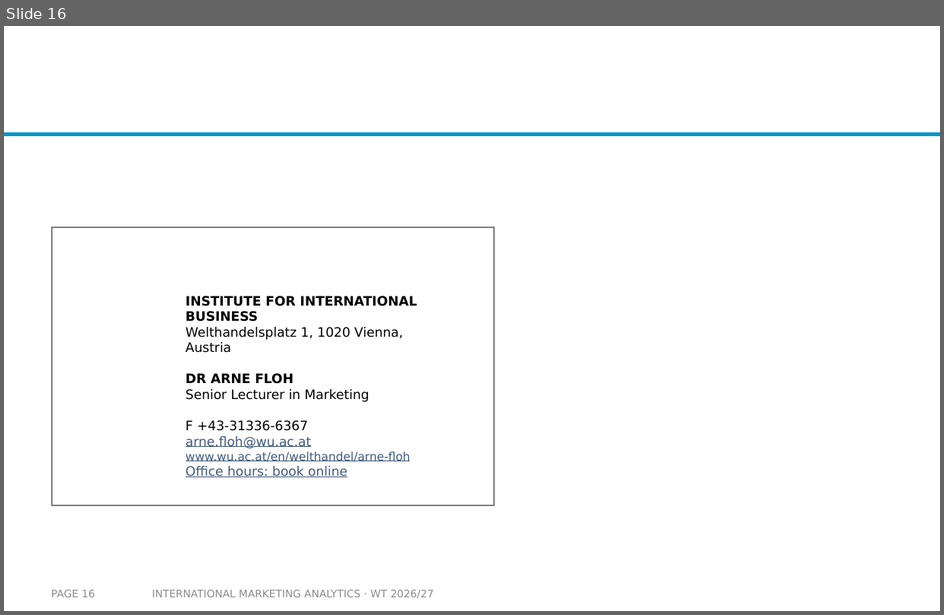
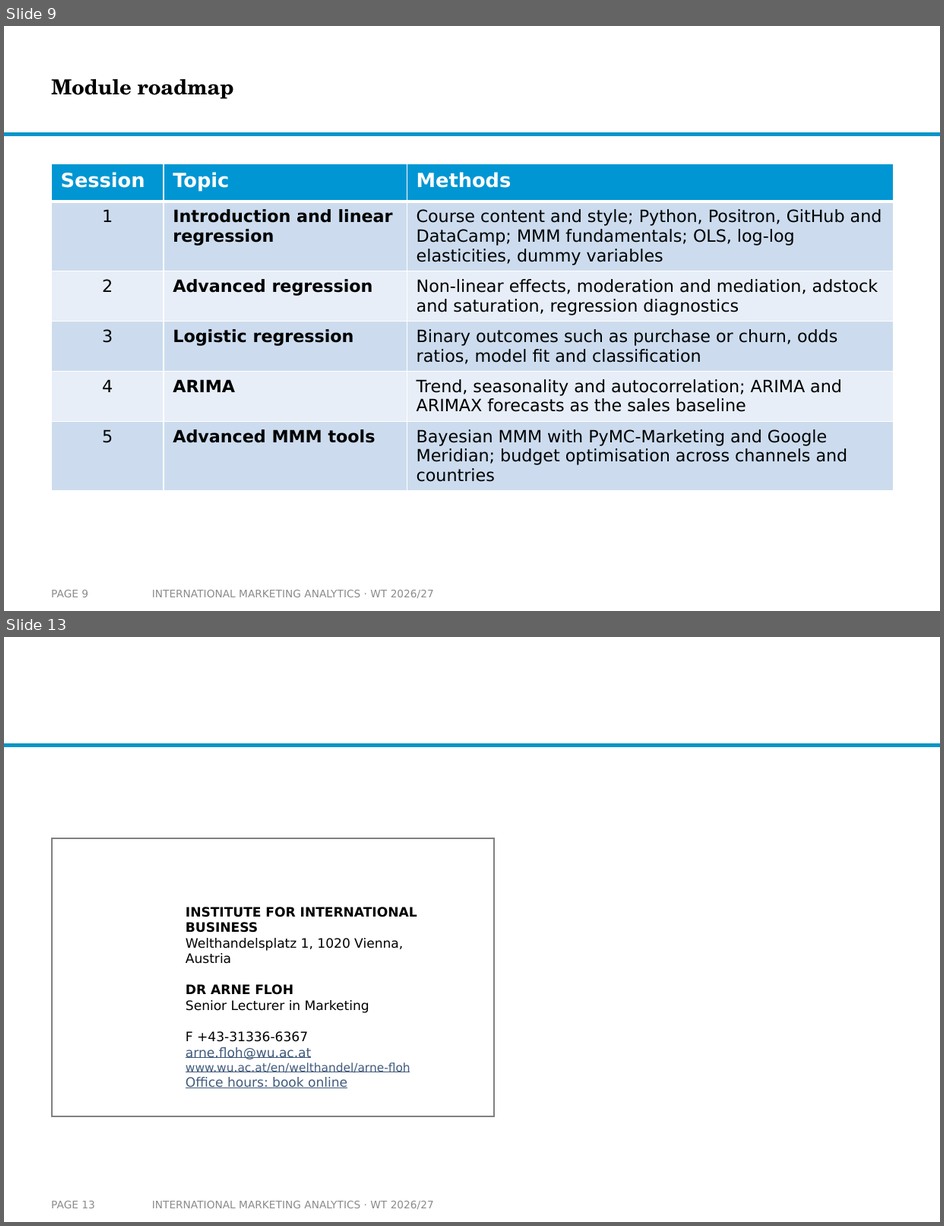
Before and after one commit to arnefloh-wu/International-Marketing-Analytics, a slide deck: slides/00a_course-content-and-style_WT26-27.pptx. Shown one above the other, each under a label of ours: slide 16 before the commit, slides 9 and 13 after it; the slides between them are not shown. The pictures are 944x615 and 944x1226 pixels, drawn with LibreOffice and Linux fonts; fonts in the diff are those of the drawing; background and template pictures are left out. Boxes give left, top, right and bottom in pixels: in the first picture for what was removed or moved away, otherwise in the second. Text is boxed around its words. In the diff, an @@ line names an element or a change of style, - is before the commit and + after.

```diff
--- a/slides/00a_course-content-and-style_WT26-27.pptx
+++ b/slides/00a_course-content-and-style_WT26-27.pptx
@@ slide 9 added at bbox=[4, 26, 940, 611], background #FFFFFF; not listed: 1 template element that a slide beside it also shows @@
@@ title added at bbox=[51, 79, 234, 99], 16 pt, text #000000, bold @@
+Module roadmap
@@ table added at bbox=[52, 164, 895, 485], 6 rows, 3 columns @@
+Session | Topic | Methods
+1 | Introduction and linear regression | Course content and style; Python, Positron, GitHub and DataCamp; MMM fundamentals; OLS, log-log elasticities, dummy variables
+2 | Advanced regression | Non-linear effects, moderation and mediation, adstock and saturation, regression diagnostics
+3 | Logistic regression | Binary outcomes such as purchase or churn, odds ratios, model fit and classification
+4 | ARIMA | Trend, seasonality and autocorrelation; ARIMA and ARIMAX forecasts as the sales baseline
+5 | Advanced MMM tools | Bayesian MMM with PyMC-Marketing and Google Meridian; budget optimisation across channels and countries
@@ page number added at bbox=[51, 590, 88, 598], 8 pt, text #8C8C8C @@
+PAGE 9
@@ text added at bbox=[152, 590, 434, 598], 8 pt, text #8C8C8C @@
+INTERNATIONAL MARKETING ANALYTICS · WT 2026/27
@@ what was slide 16 is now slide 13 @@
@@ page number at bbox=[51, 1201, 94, 1209]: text changed @@
-PAGE 16
+PAGE 13
```
Also in this commit, not shown: 7 slides changed, 1 other slide added, 5 slides removed, 23 other files.
